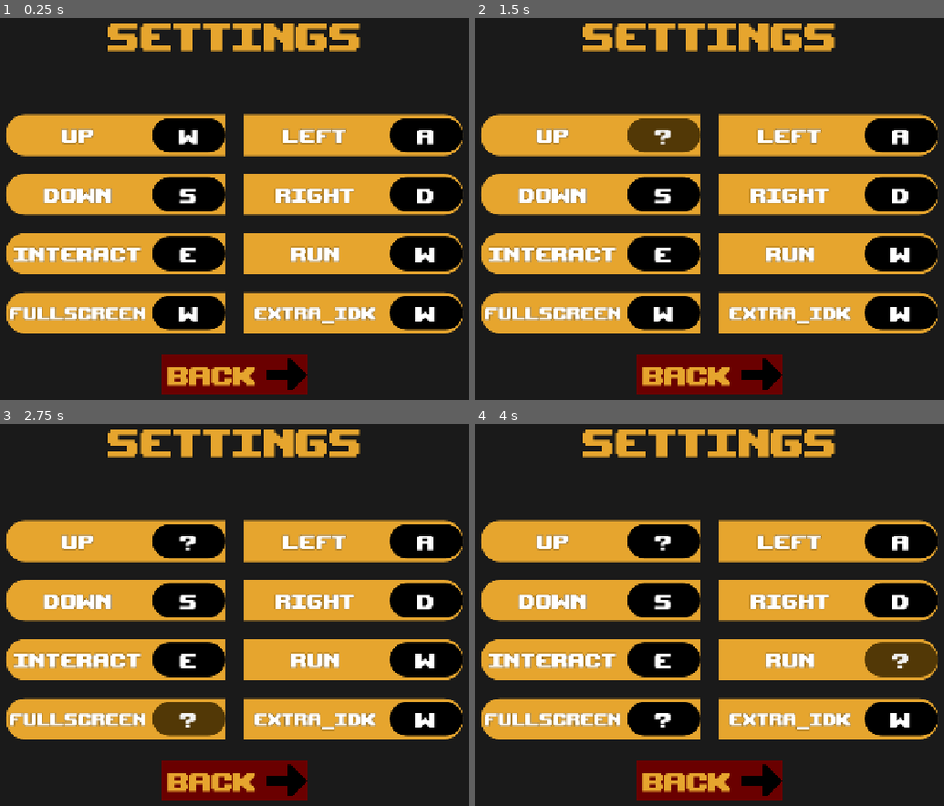
Above: before the commit, frames 1-4 (two rows, left to right).
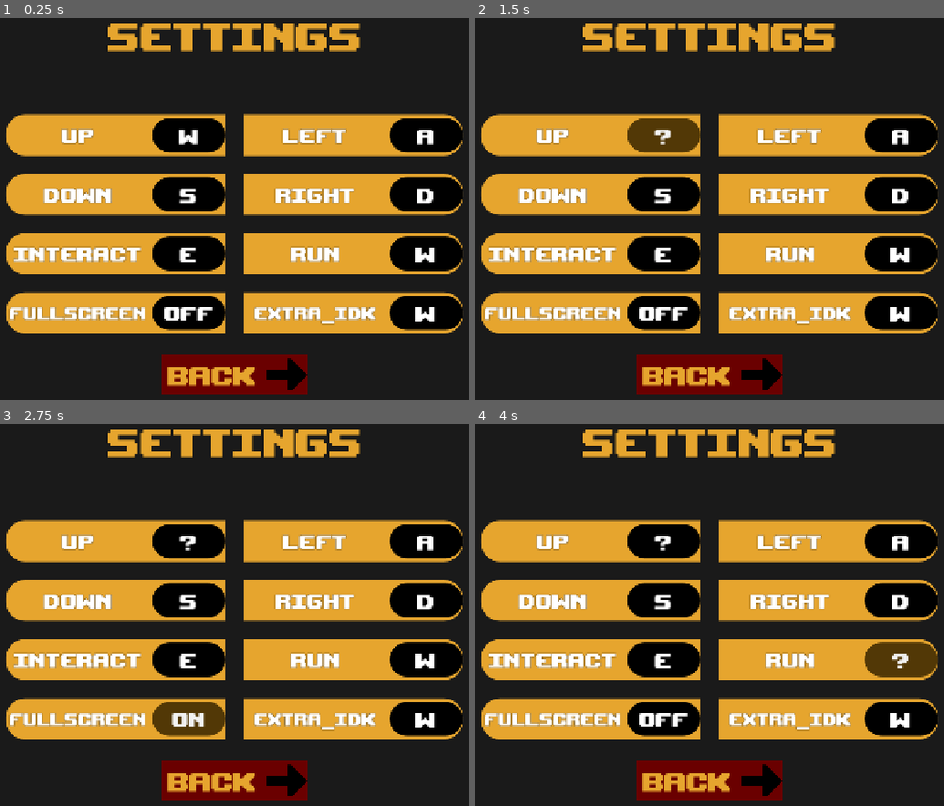
Above: after the commit, the same moments.

Repository: Hazorox/asker-the-smuggler
Game: Godot game, scene res://scenes/options/options.tscn
Same seed, same stepped clock (60 frames per second), same inputs: the game is played once before the commit and once after it. This scene is started directly instead of the project's main scene.
Inputs (mouse positions are in pixels of both pictures, inside the frame that each line leads up to):
- Up to frame 1 (0.25 s): no input
- Up to frame 2 (1.5 s): click "W" at 0.5 s; click "?" at 1.25 s
- Up to frame 3 (2.75 s): click (187, 718) at 2 s, where only the run after the commit has a clickable "OFF"
- Up to frame 4 (4 s): click (662, 718) at 2.75 s, where only the run after the commit has a clickable "ON"; click "W" at 3.5 s

The runs differ from the first frame. In frame 1, 0.3% of the frame differs, in the area x 35-46%, y 75-80%; in frame 2, 0.3%; in frame 3, 0.2%; in frame 4, 0.3%.
Error in both runs: Invalid access to property or key 'keycode' on a base object of type 'InputEventMouseButton'. (res://scenes/options/button.gd:23)

Commit message:
added fullscreen option
Struggled a bit finding an issue why fullscreen wasn't working T-T, realized my game output was embedded

Diff:
--- a/project.godot
+++ b/project.godot
@@ -19,6 +19,7 @@
 
 window/size/viewport_width=1280
 window/size/viewport_height=720
+window/subwindows/embed_subwindows=false
 window/stretch/mode="canvas_items"
 window/stretch/aspect="expand"
 
--- a/scenes/options/options.tscn
+++ b/scenes/options/options.tscn
@@ -65,6 +65,27 @@
 font_size = 40
 outline_size = 2
 outline_color = Color(0, 0, 0, 1)
+
+[sub_resource type="GDScript" id="GDScript_0hvcy"]
+resource_name = "fullscreen"
+script/source = "extends Button
+
+@onready var activated = false
+
+# Called when the node enters the scene tree for the first time.
+func _ready() -> void:
+	pressed.connect(on_pressed)
+
+
+func on_pressed()->void:
+	activated = not activated
+	if activated:
+		text=\"ON\"
+		DisplayServer.window_set_mode(DisplayServer.WINDOW_MODE_FULLSCREEN)
+	else:
+		text=\"OFF\"
+		DisplayServer.window_set_mode(DisplayServer.WINDOW_MODE_MAXIMIZED)
+"
 
 [sub_resource type="StyleBoxFlat" id="StyleBoxFlat_ac427"]
 bg_color = Color(0.9019608, 0.64705884, 0.18039216, 1)
@@ -275,20 +296,20 @@
 label_settings = SubResource("LabelSettings_ac427")
 horizontal_alignment = 1
 
-[node name="up" type="Button" parent="hsplit/left/fullscreen/HBoxContainer" unique_id=1377499621]
-custom_minimum_size = Vector2(128, 72)
-custom_maximum_size = Vector2(-1, 60)
-layout_mode = 2
-size_flags_horizontal = 6
-size_flags_vertical = 4
-size_flags_stretch_ratio = 0.0
-theme_override_colors/font_color = Color(1, 1, 1, 1)
-theme_override_font_sizes/font_size = 52
-theme_override_styles/normal = SubResource("StyleBoxFlat_qe4tn")
-theme_override_styles/pressed = SubResource("StyleBoxFlat_025dt")
-theme_override_styles/hover = SubResource("StyleBoxFlat_kmbin")
-text = "W"
-script = ExtResource("1_ac427")
+[node name="fullscreen" type="Button" parent="hsplit/left/fullscreen/HBoxContainer" unique_id=1736937028]
+custom_minimum_size = Vector2(128, 72)
+custom_maximum_size = Vector2(-1, 60)
+layout_mode = 2
+size_flags_horizontal = 6
+size_flags_vertical = 4
+size_flags_stretch_ratio = 0.0
+theme_override_colors/font_color = Color(1, 1, 1, 1)
+theme_override_font_sizes/font_size = 48
+theme_override_styles/normal = SubResource("StyleBoxFlat_qe4tn")
+theme_override_styles/pressed = SubResource("StyleBoxFlat_025dt")
+theme_override_styles/hover = SubResource("StyleBoxFlat_kmbin")
+text = "OFF"
+script = SubResource("GDScript_0hvcy")
 
 [node name="right" type="VBoxContainer" parent="hsplit" unique_id=575381557]
 layout_mode = 2
Not shown, added: assets/QualityAssessmentofWaterResourcesinNorthernNileDel.pdf
